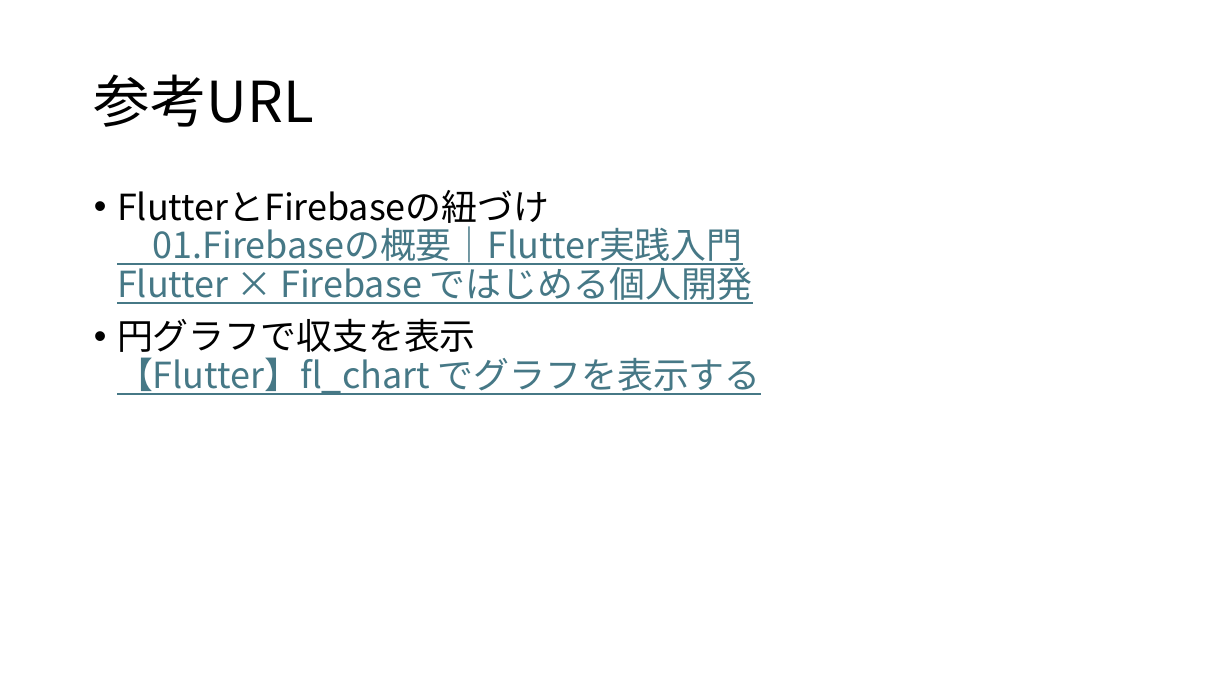
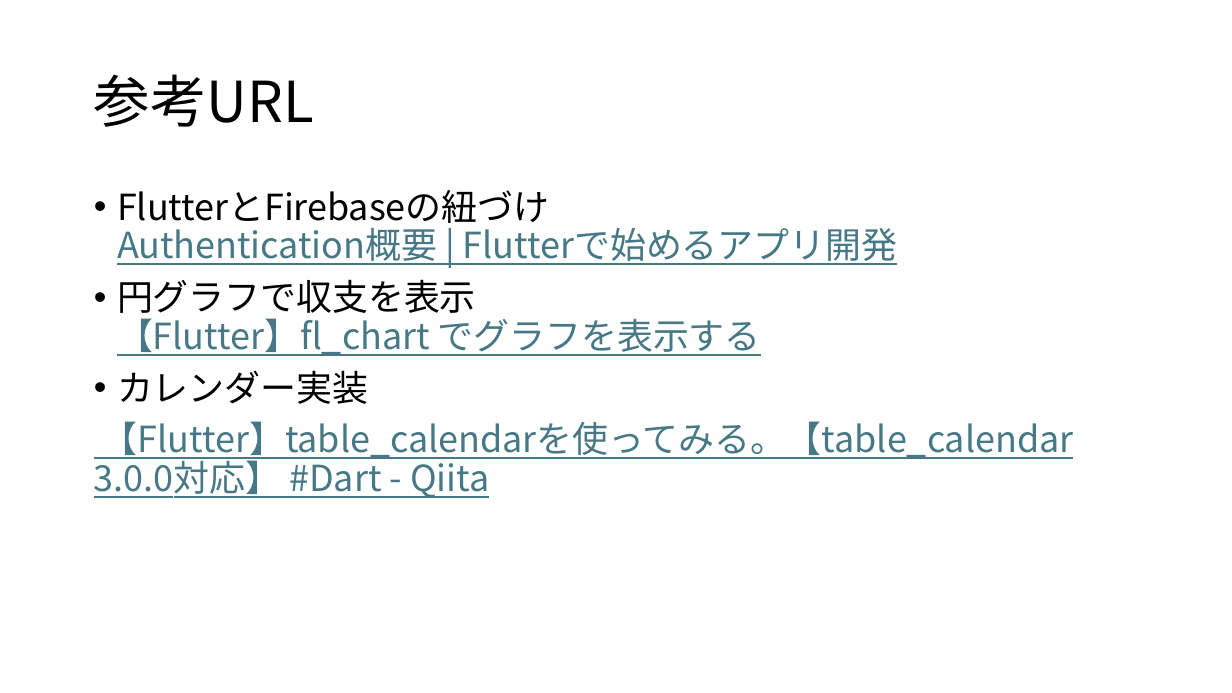
Before and after one commit to iwasitamasayosi/flutter_application_1, a slide deck: slide 10 of 家計簿_岩下暢秀.pptx (slide 9 before the commit). Drawn at 1232x693 pixels with LibreOffice and Linux fonts; fonts in the diff are those of the drawing. Boxes give left, top, right and bottom in pixels: in the first picture for what was removed or moved away, otherwise in the second. Text is boxed around its words. In the diff, an @@ line names an element or a change of style, - is before the commit and + after.

Commit message:
参考リンクと開発環境のスライド追加

```diff
--- a/家計簿_岩下暢秀.pptx
+++ b/家計簿_岩下暢秀.pptx
@@ text at bbox=[117, 190, 897, 265]: text changed @@
-• FlutterとFirebaseの紐づけ
-  01.Firebaseの概要｜Flutter実践入門
-  Flutter × Firebase ではじめる個人開発
+• FlutterとFirebaseの紐づけ
+  Authentication概要 | Flutterで始めるアプリ開発
@@ text at bbox=[94, 370, 1074, 498]: paragraphs added @@
+• カレンダー実装
+【Flutter】table_calendarを使ってみる。【table_calendar 3.0.0対応】 #Dart - Qiita
```
Also in this commit, not shown: 1 other slide changed, 1 slide added.
